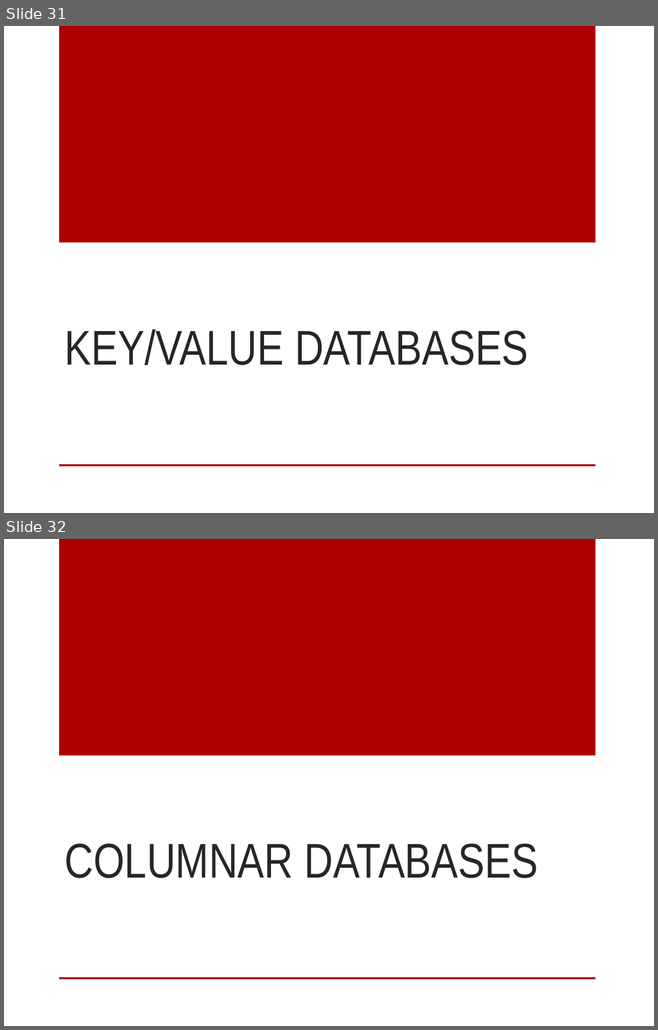
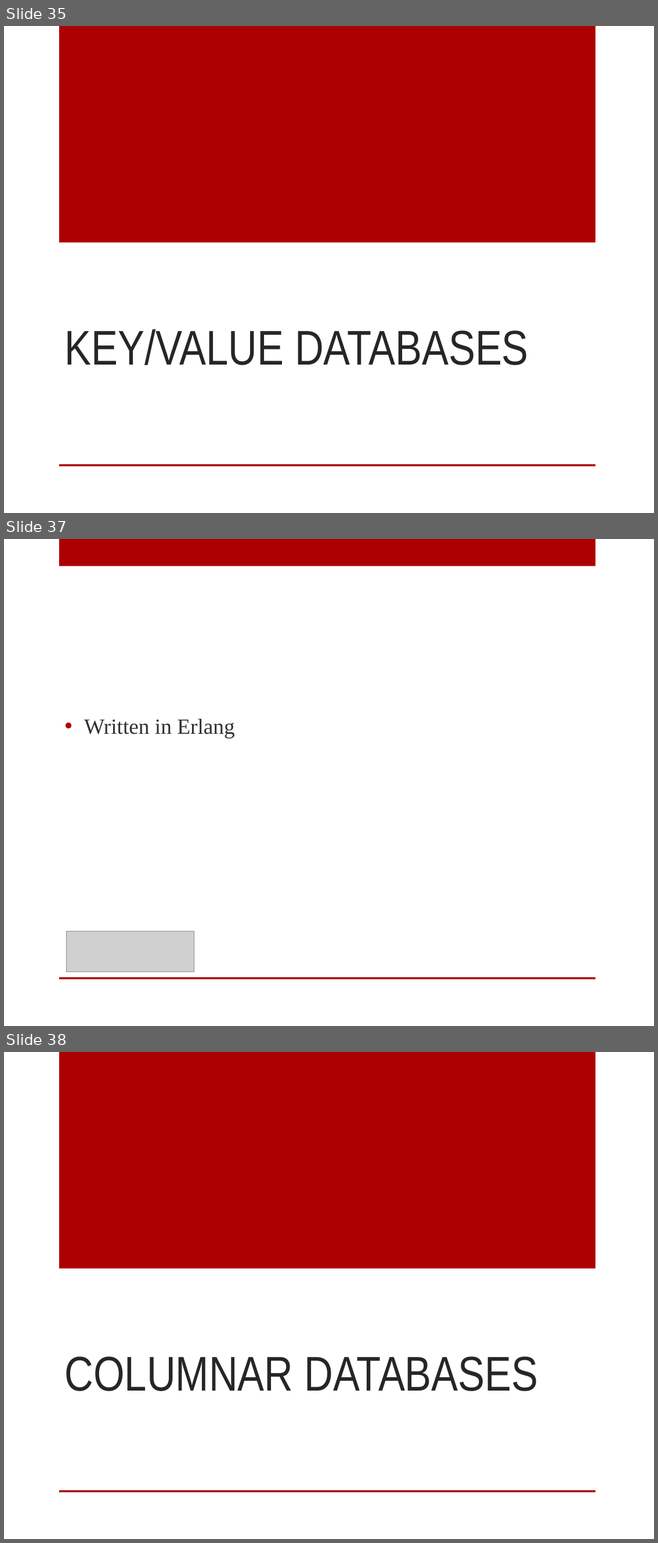
Before and after one commit to digitalBush/nosql-smackdown-talk, a slide deck: nosql-smackdown.pptx. Shown one above the other, each under a label of ours: slides 31 and 32 before the commit, slides 35, 37 and 38 after it; the slides between them are not shown. The pictures are 658x1030 and 658x1543 pixels, drawn with LibreOffice and Linux fonts; fonts in the diff are those of the drawing; grey boxes stand for pictures. Boxes give left, top, right and bottom in pixels: in the first picture for what was removed or moved away, otherwise in the second. Text is boxed around its words. In the diff, an @@ line names an element or a change of style, - is before the commit and + after.

```diff
--- a/nosql-smackdown.pptx
+++ b/nosql-smackdown.pptx
@@ slide 37 added at [4,539,654,1026], background #FFFFFF; not listed: 1 template element that a slide beside it also shows @@
@@ rectangle added at [59,539,595,566], fill #AD0101 @@
@@ text added at [84,719,234,739], 24 pt, text #303030 @@
+• Written in Erlang
@@ picture added at [67,931,194,972] @@
@@ what was slide 31 is now slide 35 @@
@@ what was slide 32 is now slide 38 @@
```
Also in this commit, not shown: 1 slide changed, 7 other slides added.
